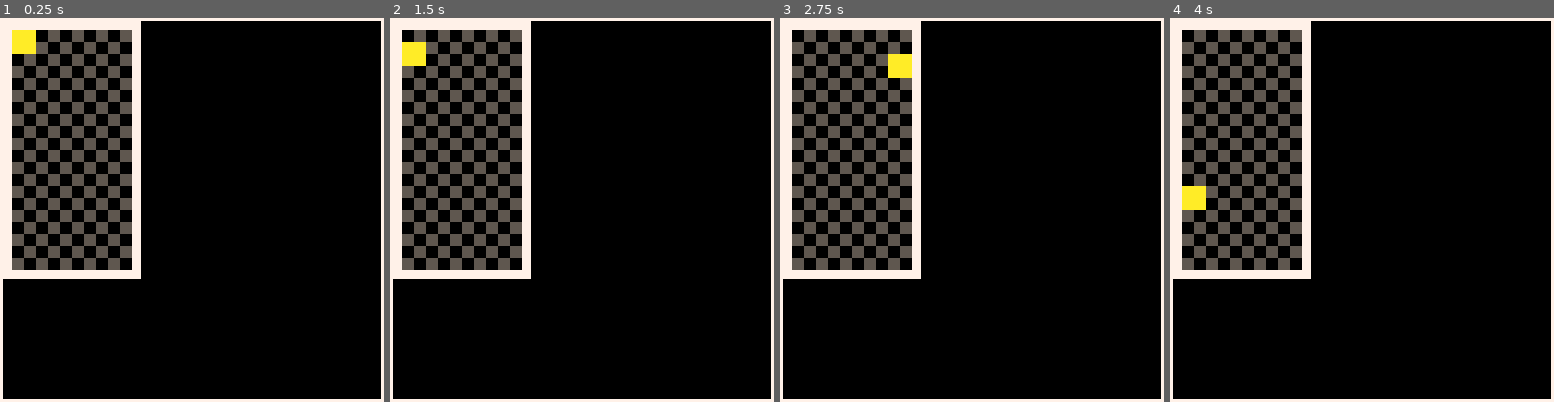
Above: before the commit, frames 1-4 (left to right).
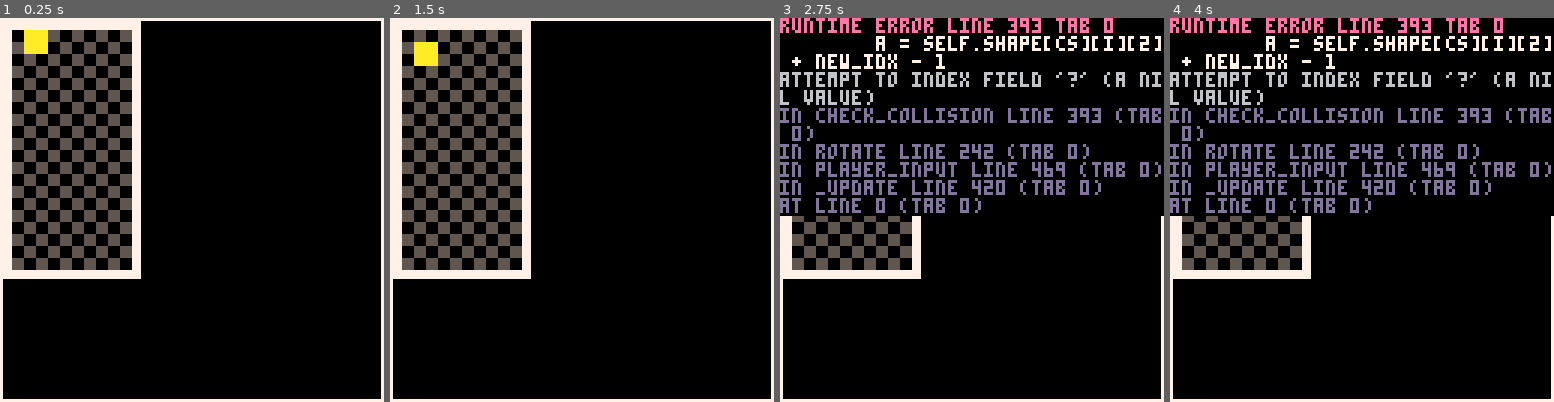
Above: after the commit, the same moments.

Repository: ayanamee/bistro8
Game: PICO-8 cartridge tetris/tetris.p8
The game is run twice, just before and just after one commit, with the same random seed, the same clock (stepped at 60 frames per second) and the same inputs.
Inputs:
- Up to frame 1 (0.25 s): no input
- Up to frame 2 (1.5 s): tap X (X key) at 0.33, 1.07 s; tap O (Z key) at 0.7 s
- Up to frame 3 (2.75 s): hold Right 1.6-2.1 s; tap O (Z key) at 1.7, 2.1, 2.5 s; tap X (X key) at 1.85 s; hold Up 2.15-2.42 s; hold Right from 2.47 s (still down)
- Up to frame 4 (4 s): tap O (Z key) at 2.9, 3.3, 3.7 s; tap X (X key) at 2.97 s; release Right at 3.03 s; hold Left 3.08-3.58 s; hold Down 3.63-3.97 s

The runs differ from the first frame. In frame 1, 0.4% of the frame differs, in the area x 3-13%, y 3-10%; in frame 2, 0.4%; in frame 3, 20%; in frame 4, 20%, in the area x 0-100%, y 0-52%.
Error after the commit: runtime error line 393 tab 0; a = self.shape[cs][i][2] + new_idx - 1; attempt to index field '?' (a nil value)

Commit message:
[Tetris] Implementing rotations

Diff:
--- a/tetris/tetris.p8
+++ b/tetris/tetris.p8
@@ -27,7 +27,7 @@
         g_frames +=1
         draw_borders(thickness,7)
         draw_board()
-        current_tet:draw()
+        current_tet:draw_tet()
         if clear_anim.clearing then anim_clear() end
         if g_frames==30 then g_frames=0 end
     end
@@ -65,12 +65,9 @@
 
         if btnp(➡️) then current_tet:move_right(4, 40) end
         if btnp(⬅️) then current_tet:move_left(-4,-10) end
-        if btnp(4) then
-            --z
-        end
-        if btnp(5) then
-            --x
-        end
+        if btnp(4) then current_tet:rotate(false) end
+        if btnp(5) then current_tet:rotate(true) end
+
     end
 
 
--- a/tetris/tetrislib.lua
+++ b/tetris/tetrislib.lua
@@ -42,7 +42,7 @@
 
 board = {}
 
-Tetromino = {sprite = 0, shape={}, x=x0, y=y0, idx=1, idy=1, name='', flipx=false, flipy=false, alive=1, color=0}
+Tetromino = {sprite = 0, cs=1, shape={}, x=x0, y=y0, idx=1, idy=1, name='', flipx=false, flipy=false, alive=1, color=0}
 Tetromino.__index = Tetromino
 
 function log(text, ow)
@@ -82,6 +82,7 @@
 function Tetromino:new(o)
     o = o or {}
     setmetatable(o, self)
+    o.cs=1
     o.rotation=1
     o.idx=1
     o.idy=1
@@ -93,43 +94,71 @@
 
 function Tetromino:new_I()
     local I = Tetromino:new({name = "I", sprite = 9,
-    shape={ {1,1}, {1,2}, {1,3}, {1,4} }, color=12})
+    shape={ {{2,1}, {2,2}, {2,3}, {2,4}},
+            {{1,3}, {2,3}, {3,3}, {4,3}},
+            {{3,1}, {3,2}, {3,3}, {3,4}},
+            {{1,2}, {2,2}, {3,2}, {4,2}},
+            }, color=12})
     return I
 end
 
 function Tetromino:new_O()
     O = Tetromino:new({name = "O", sprite = 3,
-    shape={ {1,1}, {1,2}, {2,1}, {2,2} }, color=10})
+    shape={ {{1,2}, {1,3}, {2,2}, {2,3}},
+            {{1,2}, {1,3}, {2,2}, {2,3}},
+            {{1,2}, {1,3}, {2,2}, {2,3}},
+            {{1,2}, {1,3}, {2,2}, {2,3}},
+            }, color=10})
     return O
 end
 
 function Tetromino:new_J()
     J = Tetromino:new({name = "J", sprite = 5,
-    shape={ {1,1}, {2,1}, {2,2}, {2,3} }, color=1})
+    shape={ {{1,1}, {2,1}, {2,2}, {2,3}},
+            {{1,2}, {1,3}, {2,2}, {3,2}},
+            {{2,1}, {2,2}, {2,3}, {3,3}},
+            {{1,2}, {2,2}, {3,2}, {3,1}},
+            }, color=1})
     return J
 end
 
 function Tetromino:new_L()
     L = Tetromino:new({name = "L", sprite = 7,
-    shape={ {1,3}, {2,1}, {2,2}, {2,3} }, color=9})
+    shape={ {{1,3}, {2,1}, {2,2}, {2,3}},
+            {{1,2}, {2,2}, {3,2}, {3,3}},
+            {{2,1}, {2,2}, {2,3}, {3,1}},
+            {{1,1}, {1,2}, {2,2}, {3,2}},
+            }, color=9})
     return L
 end
 
 function Tetromino:new_S()
     S = Tetromino:new({name = "S", sprite = 11,
-    shape={ {1,2}, {1,3}, {2,1}, {2,2} }, color=11})
+    shape={ {{1,2}, {1,3}, {2,1}, {2,2}},
+            {{1,2}, {2,2}, {2,3}, {3,3}},
+            {{2,2}, {2,3}, {3,1}, {3,2}},
+            {{1,1}, {2,1}, {2,2}, {3,2}},
+            }, color=11})
     return S
 end
 
 function Tetromino:new_Z()
     Z = Tetromino:new({name = "Z", sprite = 13,
-    shape={ {1,1}, {1,2}, {2,2}, {2,3} }, color=8})
+    shape={ {{1,1}, {1,2}, {2,2}, {2,3}},
+            {{1,3}, {2,2}, {2,3}, {3,2}},
+            {{2,1}, {2,2}, {3,2}, {3,3}},
+            {{1,2}, {2,1}, {2,2}, {3,1}},
+         }, color=8})
     return Z
 end
 
 function Tetromino:new_T()
     T = Tetromino:new({name = "T", sprite = 1,
-    shape={ {1,2}, {2,1}, {2,2}, {2,3} }, color=14})
+    shape={ {{1,2}, {2,1}, {2,2}, {2,3}},
+            {{1,2}, {2,2}, {3,2}, {2,3}},
+            {{2,1}, {2,2}, {2,3}, {3,2}},
+            {{1,2}, {2,1}, {2,2}, {3,2}},
+         }, color=14})
     return T
 end
 
@@ -169,50 +198,23 @@
 
 end
 
--- function Tetromino:move_right(amount, right_bound)
---     left_buffer=0
---     das_buffer+=das_force
---     if(das_buffer>das_limit) then
---         if self.alive==1 then
---             if self.x+amount<=right_bound then
---                 right_buffer+=right_force
---                 if(right_buffer>buffer_limit) then
---                     if not self:check_collision(self.idx+1, self.idy) then
---                         self.x += amount
---                         self.idx +=1
---                         right_buffer=0
---                     end
---                 end
---             end
---         end
---         das_buffer=0
---     end
--- end
-
--- function Tetromino:move_left(amount, left_bound)
---     right_buffer=0
---     das_buffer+=das_force
---     if(das_buffer>das_limit) then
---         if self.alive==1 then
---             if self.x+amount>=left_bound then
---                 left_buffer+=left_force
---                 if(left_buffer>buffer_limit) then
---                     if not self:check_collision(self.idx-1, self.idy) then
---                         self.x += amount
---                         self.idx -=1
---                         left_buffer=0
---                     end
---                 end
---             end
---         end
---         das_buffer=0
---     end
--- end
+function Tetromino:draw_tet()
+    local a, b, xx, yy
+    for i=1, 4 do
+        a = self.shape[self.cs][i][2] + self.idx - 1
+        b = self.shape[self.cs][i][1] + self.idy - 1
+
+        xx = board[b][a].x
+        yy = board[b][a].y
+
+        rectfill(xx,yy,xx+3,yy+3,self.color)
+    end
+end
 
 function Tetromino:move_right(amount, right_bound)
     if self.alive==1 then
         if self.x+amount<=right_bound then
-            if not self:check_collision(self.idx+1, self.idy) then
+            if not self:check_collision(self.cs, self.idx+1, self.idy) then
                 self.x += amount
                 self.idx +=1
             end
@@ -223,19 +225,36 @@
 function Tetromino:move_left(amount, left_bound)
     if self.alive==1 then
         if self.x+amount>=left_bound then
-            if not self:check_collision(self.idx-1, self.idy) then
+            if not self:check_collision(self.cs,self.idx-1, self.idy) then
                 self.x += amount
                 self.idx -=1
             end
         end
     end
 end
+
+function Tetromino:rotate(clockwise)
+    local aux
+    if clockwise then aux=1 else aux=-1 end
+    next_rot = (self.cs+aux)%4
+
+    if self.alive == 1 then
+        if not self:check_collision(next_rot, self.idx, self.idy) then
+            self.cs= next_rot
+        end
+    end
+
+end
+
+
+
+
 
 function Tetromino:gravity(force, lower_bound)
     if self.alive==1 then
         gravity_buffer+=force
         if(gravity_buffer>30) then
-            if self.idy == 20 or self:check_collision(self.idx, self.idy+1) then
+            if self.idy == 20 or self:check_collision(self.cs,self.idx, self.idy+1) then
                 self:kill_tet()
                 current_tet=pop_tet(tet_list)
             else
@@ -286,8 +305,8 @@
     add(dead_tets, self)
     rows={}
     for i=4,1,-1  do
-        local a = self.shape[i][2] + self.idx - 1
-        local b = self.shape[i][1] + self.idy - 1
+        local a = self.shape[self.cs][i][2] + self.idx - 1
+        local b = self.shape[self.cs][i][1] + self.idy - 1
         board[b][a].full = 1
         board[b][a].color = self.color
         if not contains(rows,b) then add(rows,b) end
@@ -337,8 +356,8 @@
 function Tetromino:spawn_tet()
 
     for i=1, 4 do
-        local a = self.shape[i][1]
-        local b = self.shape[i][2]
+        local a = self.shape[self.cs][i][1]
+        local b = self.shape[self.cs][i][2]
         --board[a][b].full = 2
     end
 
@@ -369,10 +388,10 @@
     end
 end
 
-function Tetromino:check_collision(new_idx, new_idy)
+function Tetromino:check_collision(cs, new_idx, new_idy)
     for i=1, 4 do
-        a = self.shape[i][2] + new_idx - 1
-        b = self.shape[i][1] + new_idy - 1
+        a = self.shape[cs][i][2] + new_idx - 1
+        b = self.shape[cs][i][1] + new_idy - 1
 
         if b < 1 or b > 20 or a < 1 or a > 10 then
             return true
Not shown, changed: tetris/log.p8l
